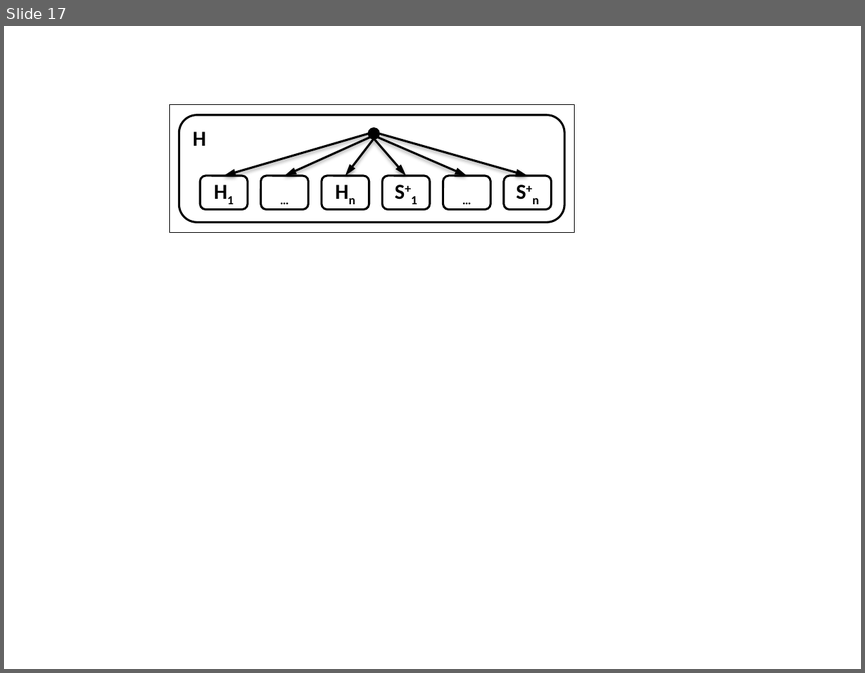
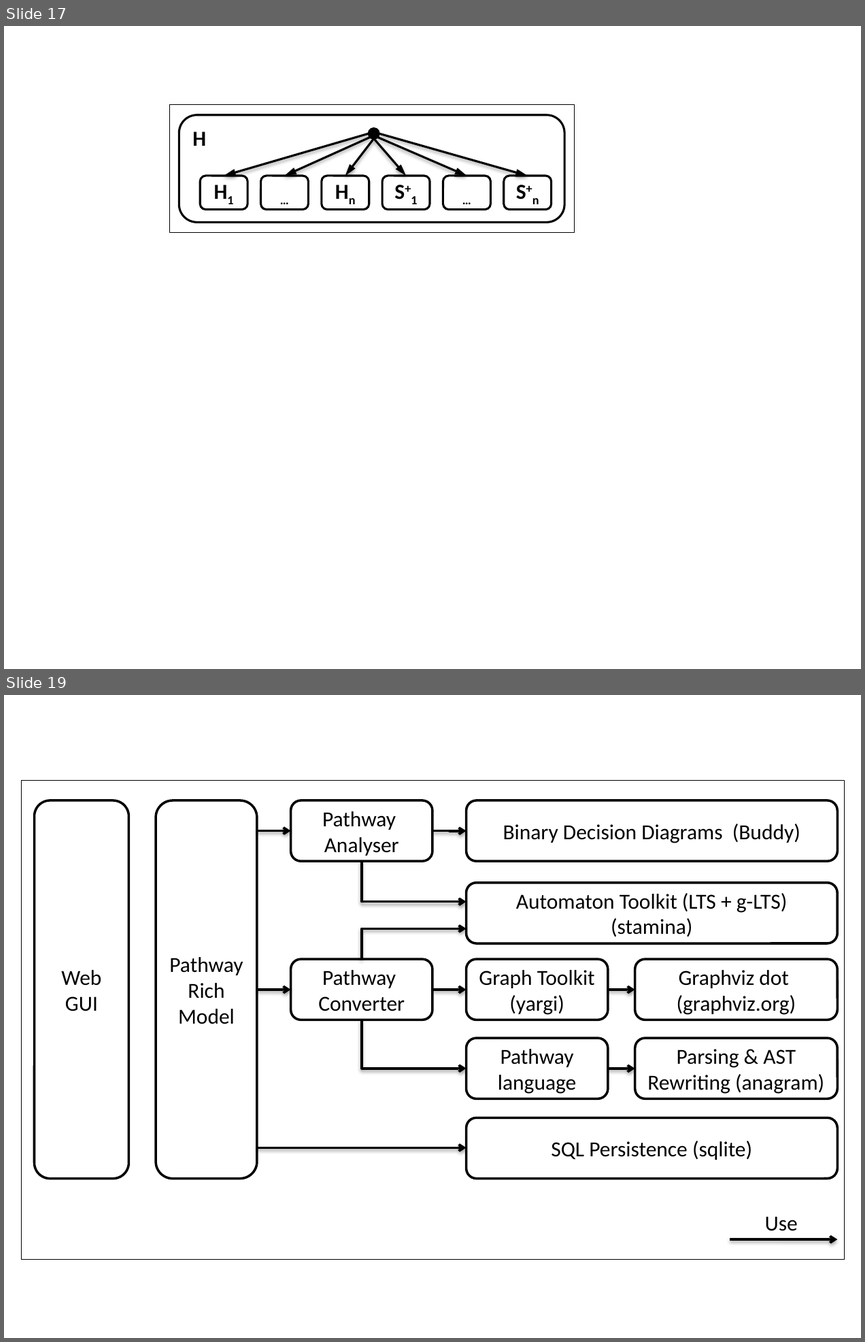
Before and after one commit to blambeau/phd, a slide deck: writing/images/train.pptx. Shown one above the other, each under a label of ours: slide 17 before the commit, slides 17 and 19 after it; the slides between them are not shown. The pictures are 865x673 and 865x1342 pixels, drawn with LibreOffice and Linux fonts; fonts in the diff are those of the drawing. Boxes give left, top, right and bottom in pixels: in the first picture for what was removed or moved away, otherwise in the second. Text is boxed around its words. In the diff, an @@ line names an element or a change of style, - is before the commit and + after.

```diff
--- a/writing/images/train.pptx
+++ b/writing/images/train.pptx
@@ slide 19 added at bbox=[4, 695, 861, 1338], background #FFFFFF @@
@@ rectangle added at bbox=[21, 780, 844, 1259], fill #FFFFFF, outline #000000 0.25 pt @@
@@ group added at bbox=[34, 800, 837, 1239]: 11 rounded rectangles, 11 elbow arrows, 1 text @@
+Automaton Toolkit (LTS + g-LTS)
+(stamina)
+Graph Toolkit
+(yargi)
+Web GUI
+Pathway
+Rich Model
+Binary Decision Diagrams (Buddy)
+Parsing & AST Rewriting (anagram)
+Pathway
+Analyser
+Graphviz dot
+(graphviz.org)
+Pathway
+Converter
+SQL Persistence (sqlite)
+Pathway language
+Use
```
Also in this commit, not shown: 1 other slide added, 2 other files.
